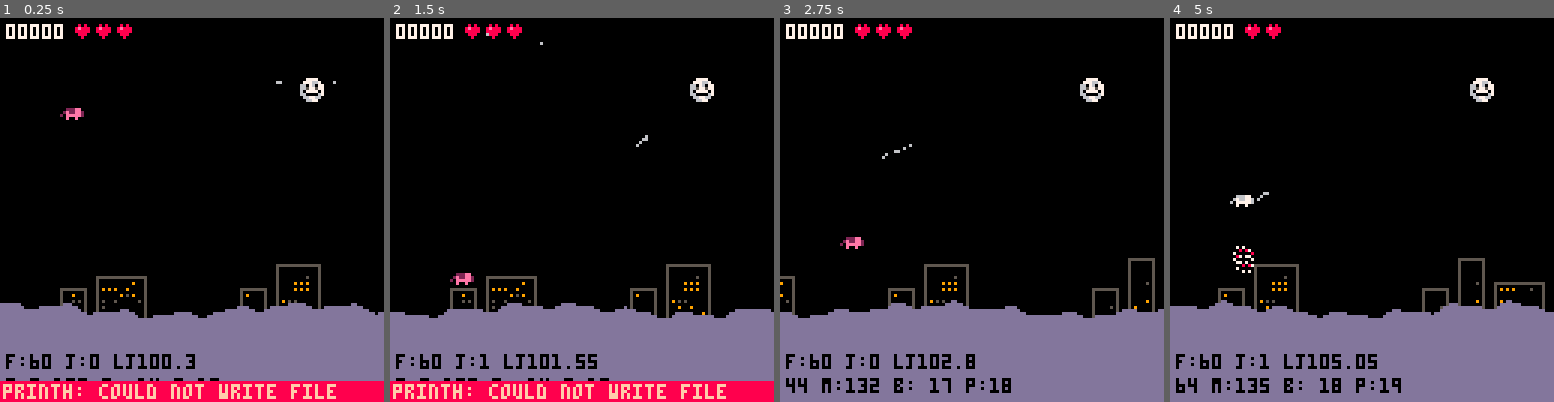
Above: before the commit, frames 1-4 (left to right).
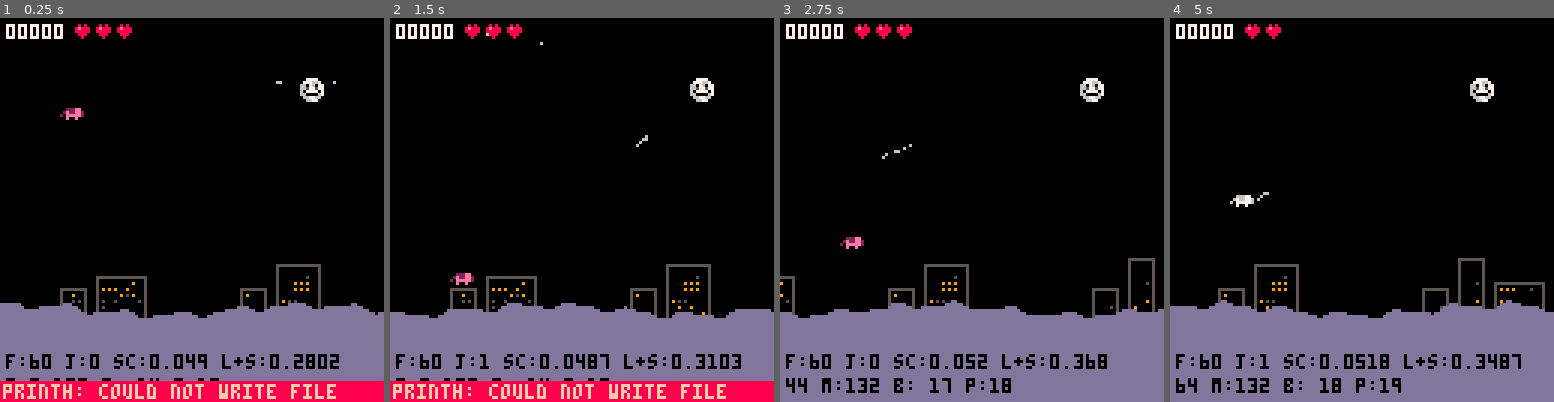
Above: after the commit, the same moments.

Repository: mbrc12/oinkjam
Game: PICO-8 cartridge oink.p8
The game is run twice, just before and just after one commit, with the same random seed, the same clock (stepped at 60 frames per second) and the same inputs.
Inputs:
- Up to frame 1 (0.25 s): no input
- Up to frame 2 (1.5 s): tap X (X key) at 0.33, 1.07 s; tap O (Z key) at 0.7 s
- Up to frame 3 (2.75 s): hold Right 1.6-2.1 s; tap O (Z key) at 1.7, 2.1, 2.5 s; tap X (X key) at 1.85 s; hold Up 2.15-2.42 s; hold Right from 2.47 s (still down)
- Up to frame 4 (5 s): tap O (Z key) every 0.4 s from 2.9 to 4.9 s; tap X (X key) at 2.97, 4.08 s; release Right at 3.03 s; hold Left 3.08-3.58 s; hold Down 3.63-3.97 s; hold Right 4.02-4.68 s; hold Up from 4.73 s (still down)

The runs differ from the first frame. In frame 1, 0.9% of the frame differs, in the area x 29-89%, y 87-92%; in frame 2, 0.8%; in frame 3, 0.8%; in frame 4, 1.0%, in the area x 16-92%, y 59-97%.

Commit message:
fix memleak in queued_draws

Diff:
--- a/core.lua
+++ b/core.lua
@@ -183,7 +183,7 @@
         }
         if rnd() < 0.2 then
             food.kind = "bigfood"
-            food.vy = 20
+            food.vy = 30
             food.w = 4
             food.h = 4
         end
@@ -226,7 +226,6 @@
         sfx(sounds._stop, 4)
         return
     end
-
     update_buildings()
     update_player()
     update_bullets()
@@ -242,7 +241,7 @@
 
 -----
 
----@type fun()[]
+---@type (fun():boolean)[]
 queued_draws = {}
 
 function _draw()
@@ -361,6 +360,7 @@
     print(msg, 2, 128 - 8, 0)
     msg2 = "" .. "f:" .. stat(7)
     msg2 = msg2 .. " j:" .. player.jumps
-    msg2 = msg2 .. " lj" .. (round((time() - player.last_jump_asked) * 100) / 100)
+    -- msg2 = msg2 .. " lj:" .. (round((time() - player.last_jump_asked) * 100) / 100)
+    msg2 = msg2 .. " sc:" .. stat(2) .. " l+s:" .. stat(1)
     print(msg2, 2, 128 - 16, 0)
 end
--- a/enemies.lua
+++ b/enemies.lua
@@ -100,13 +100,15 @@
                 end
                 anim("bullet_finish", t, bx - 4, by - 4, false)
                 pal()
+                return true
             end
             add(queued_draws, f)
             if injure then
                 sfx(sounds.hit, channels.sfx_1)
             end
         else
-            b.x, b.y = x2, y2
+            b.x = x2
+            b.y = y2
         end
 
         ::continue::
Not shown, changed: log.txt
Not shown, changed: the sound effects (__sfx__) section of oink.p8
